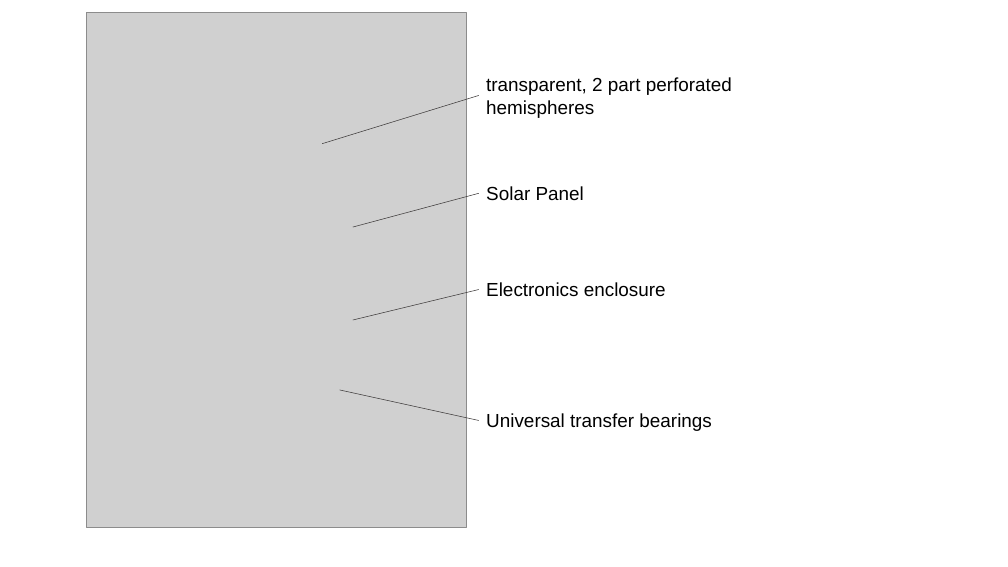
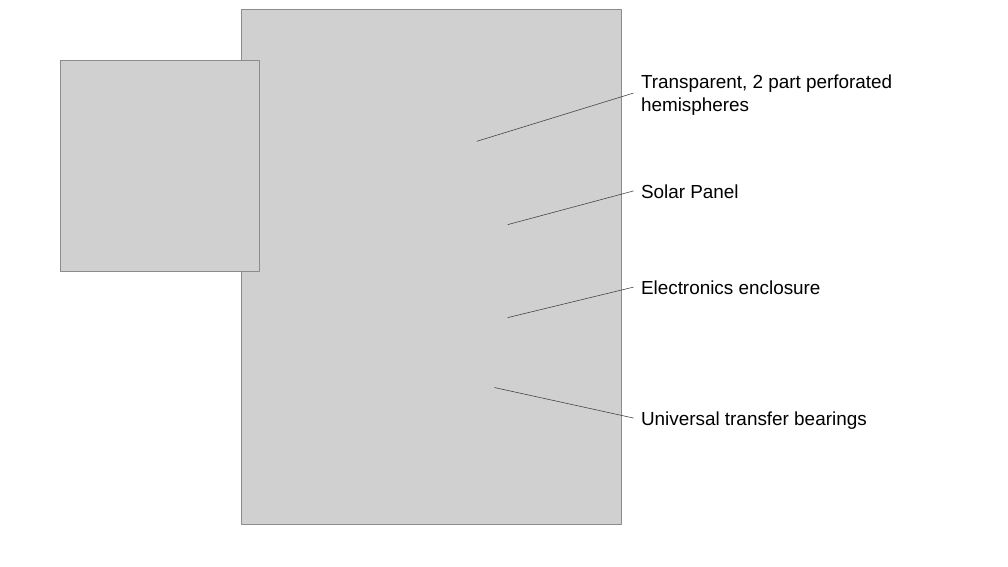
Before and after one commit to mjribeiro/AI-Challenge-2020, a slide deck: slide 1 of Written Report/Engineering_hardware/Engineering_hardware_Figures/engineering_figures_ppt.pptx. Drawn at 1008x567 pixels with LibreOffice and Linux fonts; fonts in the diff are those of the drawing; grey boxes stand for pictures. Boxes give left, top, right and bottom in pixels: in the first picture for what was removed or moved away, otherwise in the second. Text is boxed around its words. In the diff, an @@ line names an element or a change of style, - is before the commit and + after.

```diff
--- a/Written Report/Engineering_hardware/Engineering_hardware_Figures/engineering_figures_ppt.pptx
+++ b/Written Report/Engineering_hardware/Engineering_hardware_Figures/engineering_figures_ppt.pptx
@@ picture added at (x1=60, y1=61, x2=260, y2=272) @@
@@ text at (x1=641, y1=74, x2=892, y2=115): text changed @@
-transparent, 2 part perforated hemispheres
+Transparent, 2 part perforated hemispheres
@@ 2 lines, 1 picture, 1 text moved together from (x1=87, y1=12, x2=584, y2=527) to (x1=242, y1=9, x2=738, y2=524) @@
@@ 2 texts, 2 lines moved together from (x1=322, y1=95, x2=711, y2=431) to (x1=477, y1=93, x2=866, y2=429) @@
```
Also in this commit, not shown: 3 slides added, 1 slide removed, 19 other files.
